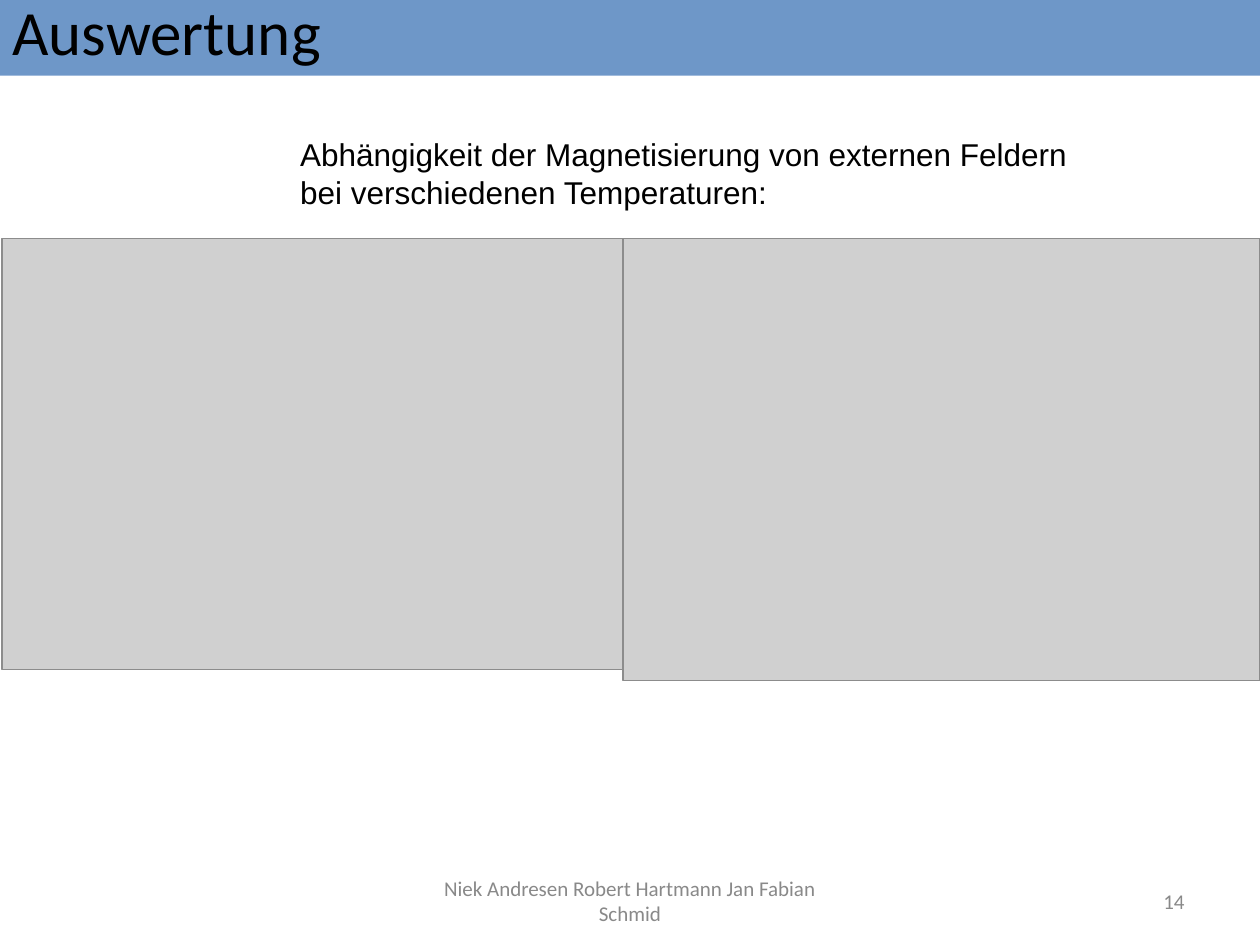
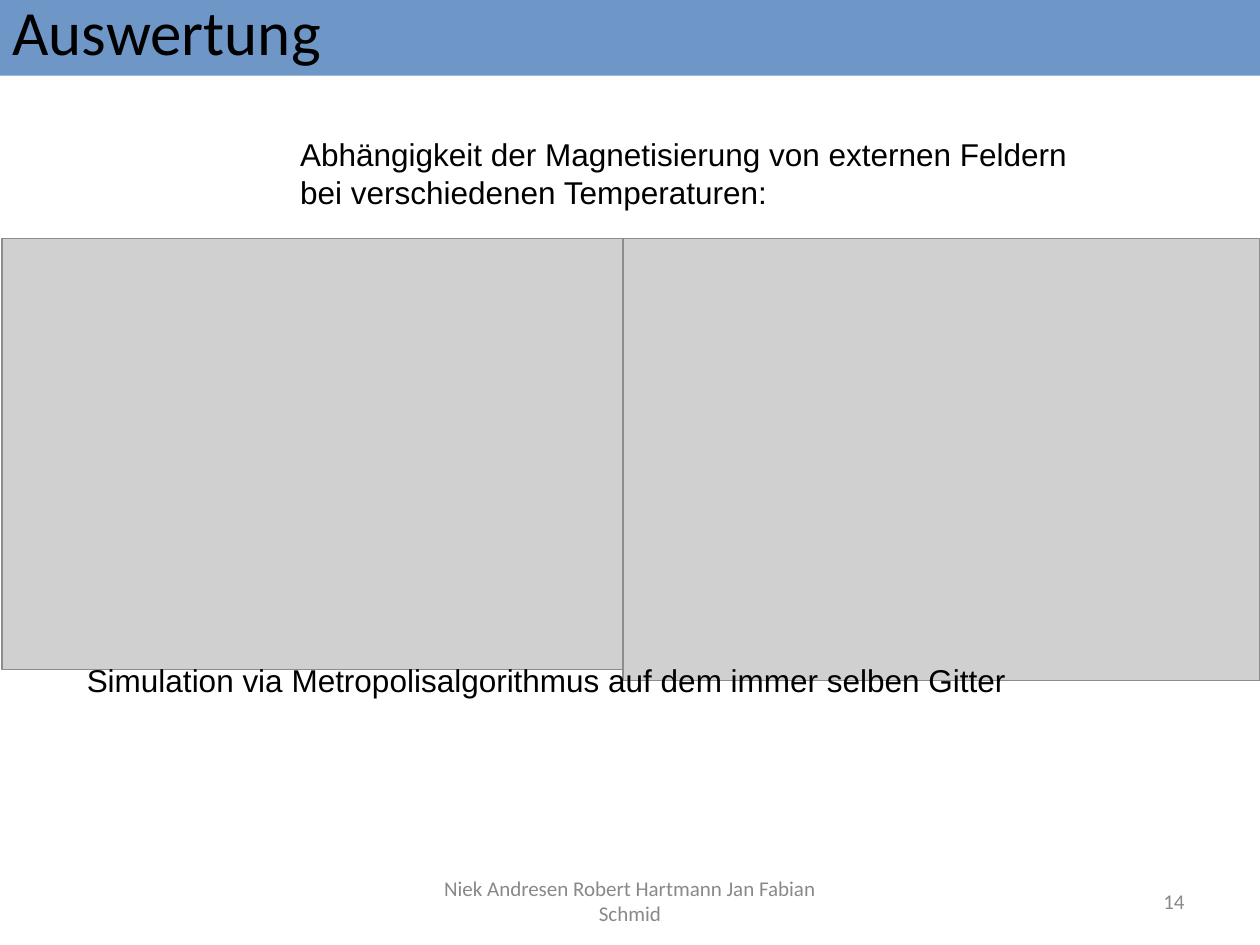
Before and after one commit to Fabse92/ising, a slide deck: slide 14 of Ausarbeitung/IsingModell+auswertung_versuch2.odp. Drawn at 1260x945 pixels with LibreOffice and Linux fonts; fonts in the diff are those of the drawing; grey boxes stand for pictures. Boxes give left, top, right and bottom in pixels: in the first picture for what was removed or moved away, otherwise in the second. Text is boxed around its words. In the diff, an @@ line names an element or a change of style, - is before the commit and + after.

```diff
--- a/Ausarbeitung/IsingModell+auswertung_versuch2.odp
+++ b/Ausarbeitung/IsingModell+auswertung_versuch2.odp
@@ text added at [87, 667, 1005, 698], 18 pt, text #000000 @@
+Simulation via Metropolisalgorithmus auf dem immer selben Gitter
```
Also in this commit, not shown: 4 other slides changed.
